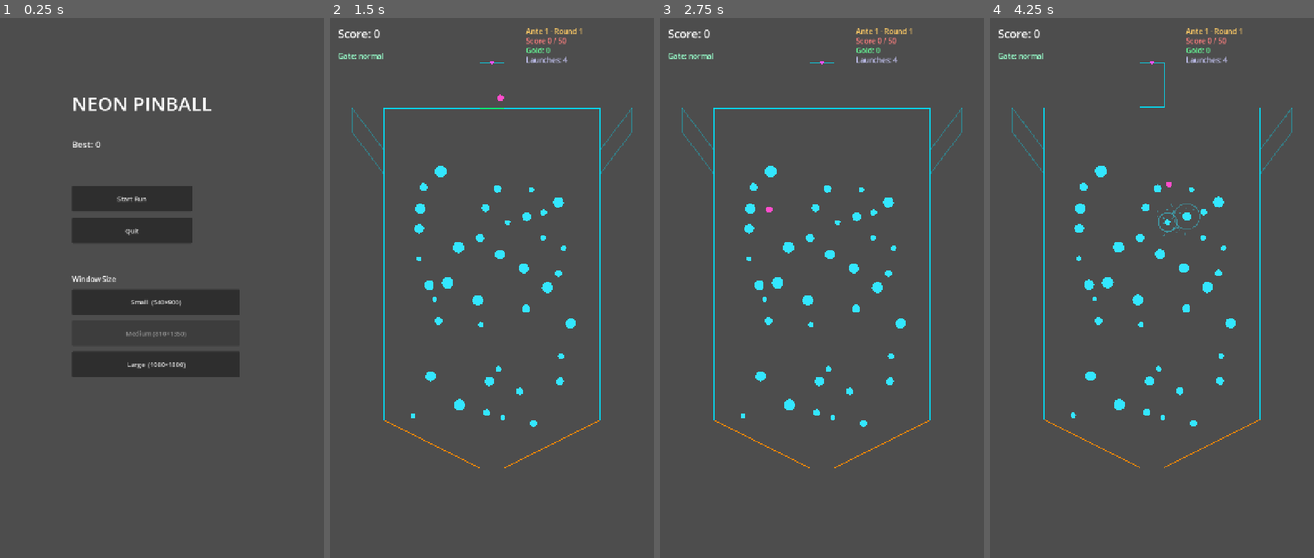
Above: before the commit, frames 1-4 (left to right).
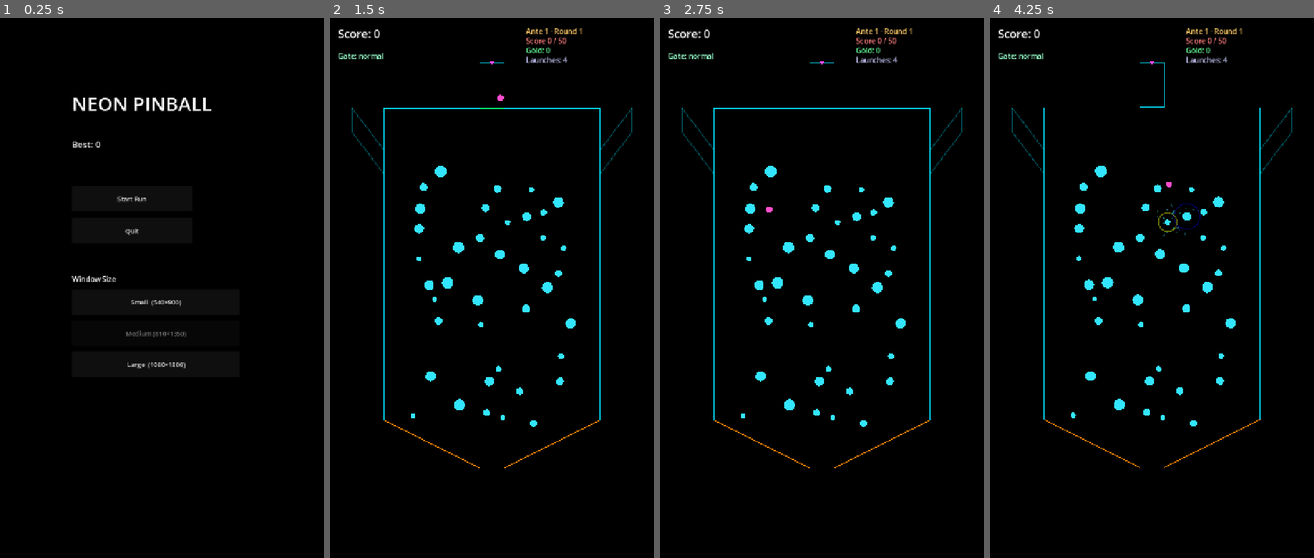
Above: after the commit, the same moments.

Repository: GencyZ/NeonPinball
Game: Godot game, scene res://scenes/main_menu.tscn
Two runs of this game, one before a commit and one after it. Both use one fixed random seed, a clock stepped at 60 frames per second and the inputs below.
Inputs (mouse positions are in pixels of both pictures, inside the frame that each line leads up to):
- Up to frame 1 (0.25 s): no input
- Up to frame 2 (1.5 s): click "Start Run" at 0.5 s; tap Enter at 1.25 s; move the mouse to (563, 261) at 1.27 s; hold D from 1.28 s (still down); hold Shift from 1.28 s (still down); click (563, 261) at 1.42 s
- Up to frame 3 (2.75 s): tap Space at 1.52 s; release D at 2 s; release Shift at 2 s; drag from (757, 315) to (805, 396) at 2.02 s
- Up to frame 4 (4.25 s): move the mouse to (1184, 169) at 2.77 s; hold D 2.78-3.5 s; tap Ctrl at 2.85 s; drag from (1135, 396) to (1054, 207) at 3.52 s

The runs differ from the first frame. In frame 1, 99% of the frame differs, in the area x 0-100%, y 0-100%; in frame 2, 98%; in frame 3, 98%; in frame 4, 98%.

Commit message:
feat: rainbow halo color + pure black background
- halo color now random full-saturation HSV (rainbow) independent
  of peg glow color
- project.godot: default_clear_color set to Color(0,0,0,1)

Co-Authored-By: Claude Sonnet 4.6 <noreply@anthropic.com>

Diff:
--- a/game/project.godot
+++ b/game/project.godot
@@ -41,3 +41,4 @@
 [rendering]
 
 rendering_device/driver.windows="d3d12"
+environment/defaults/default_clear_color=Color(0, 0, 0, 1)
--- a/game/view/board_view.gd
+++ b/game/view/board_view.gd
@@ -415,9 +415,10 @@
 								_score_peg(hit_peg)
 								_trigger_magnet(hit_peg)
 						var flash_color: Color = hit_type.glow if hit_type != null else Color.from_hsv(randf(), 0.85, 1.0)
+						var halo_col := Color.from_hsv(randf(), 1.0, 1.0)
 						_peg_halos.append({&"pos": hit_peg[&"pos"],
 							&"r0": hit_peg[&"radius"], &"r1": hit_peg[&"radius"] + HALO_EXPAND,
-							&"ttl": HALO_DUR, &"max_ttl": HALO_DUR, &"color": flash_color})
+							&"ttl": HALO_DUR, &"max_ttl": HALO_DUR, &"color": halo_col})
 						_juice.on_peg_hit(e[&"pos"], flash_color, _score_ctx.pegs_hit >= 5)
 					else:
 						_score_ctx.pegs_hit += 1
